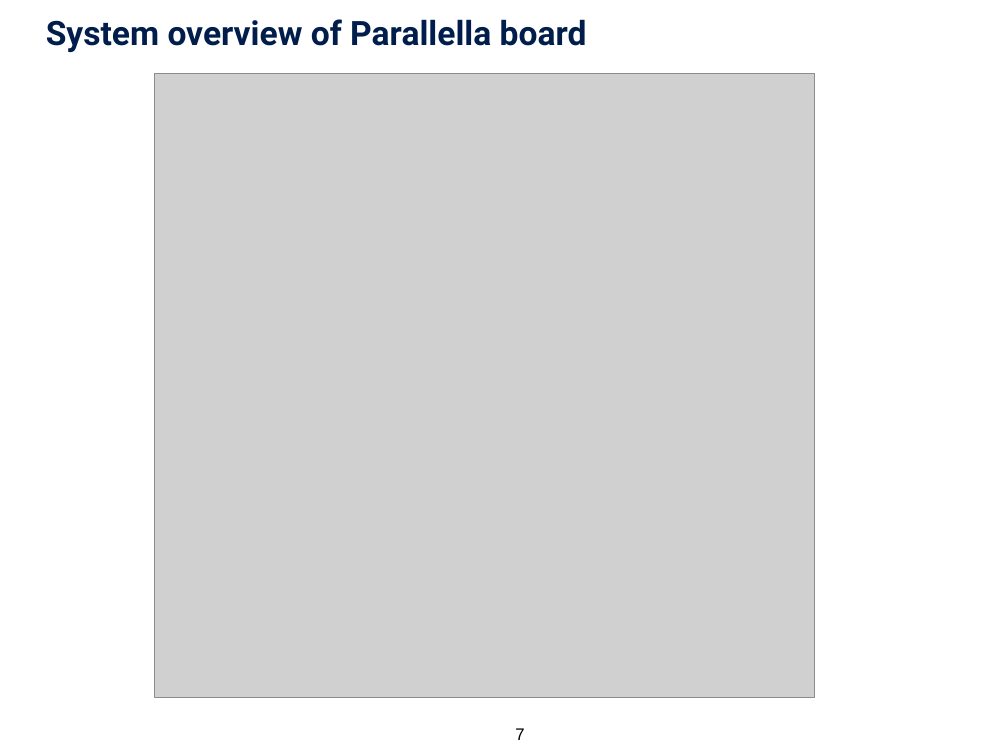
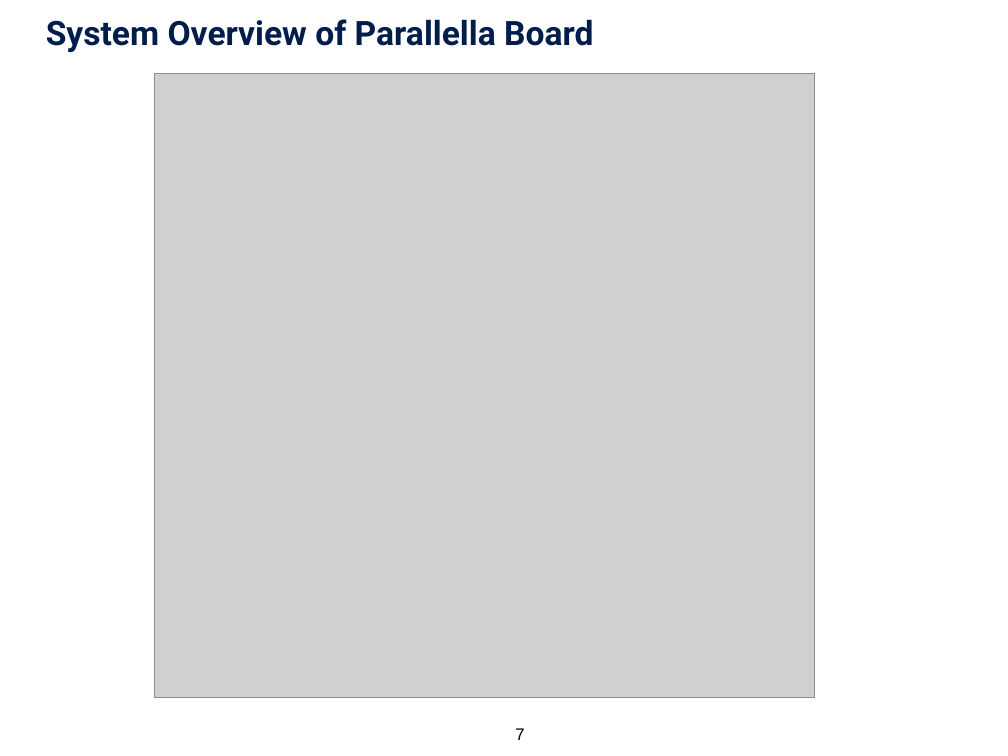
Before and after one commit to tobiashuste/parallella-hauptseminar, a slide deck: slide 7 of presentation/praesentation.pptx. Drawn at 1008x756 pixels with LibreOffice and Linux fonts; fonts in the diff are those of the drawing; grey boxes stand for pictures; background and template pictures are left out. Boxes give left, top, right and bottom in pixels: in the first picture for what was removed or moved away, otherwise in the second. Text is boxed around its words. In the diff, an @@ line names an element or a change of style, - is before the commit and + after.

```diff
--- a/presentation/praesentation.pptx
+++ b/presentation/praesentation.pptx
@@ title at (x1=46, y1=19, x2=593, y2=52): text changed @@
-System overview of Parallella board
+System Overview of Parallella Board
```
Also in this commit, not shown: 13 other slides changed, 4 slides added, 1 slide removed, 2 other files.
